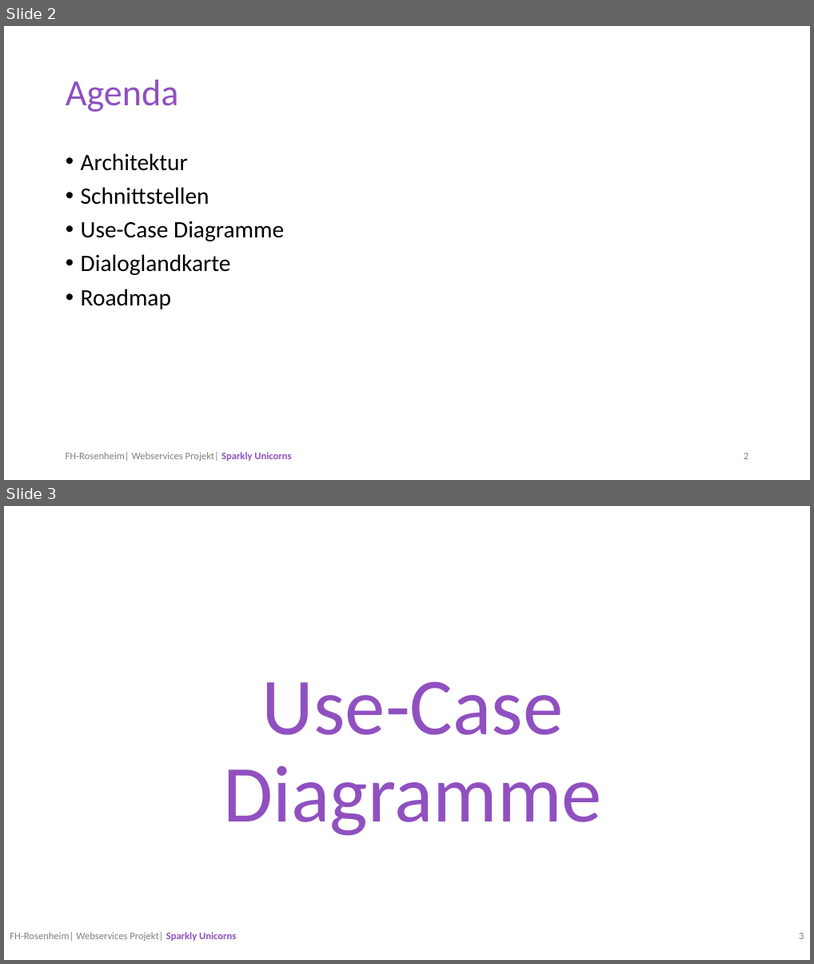
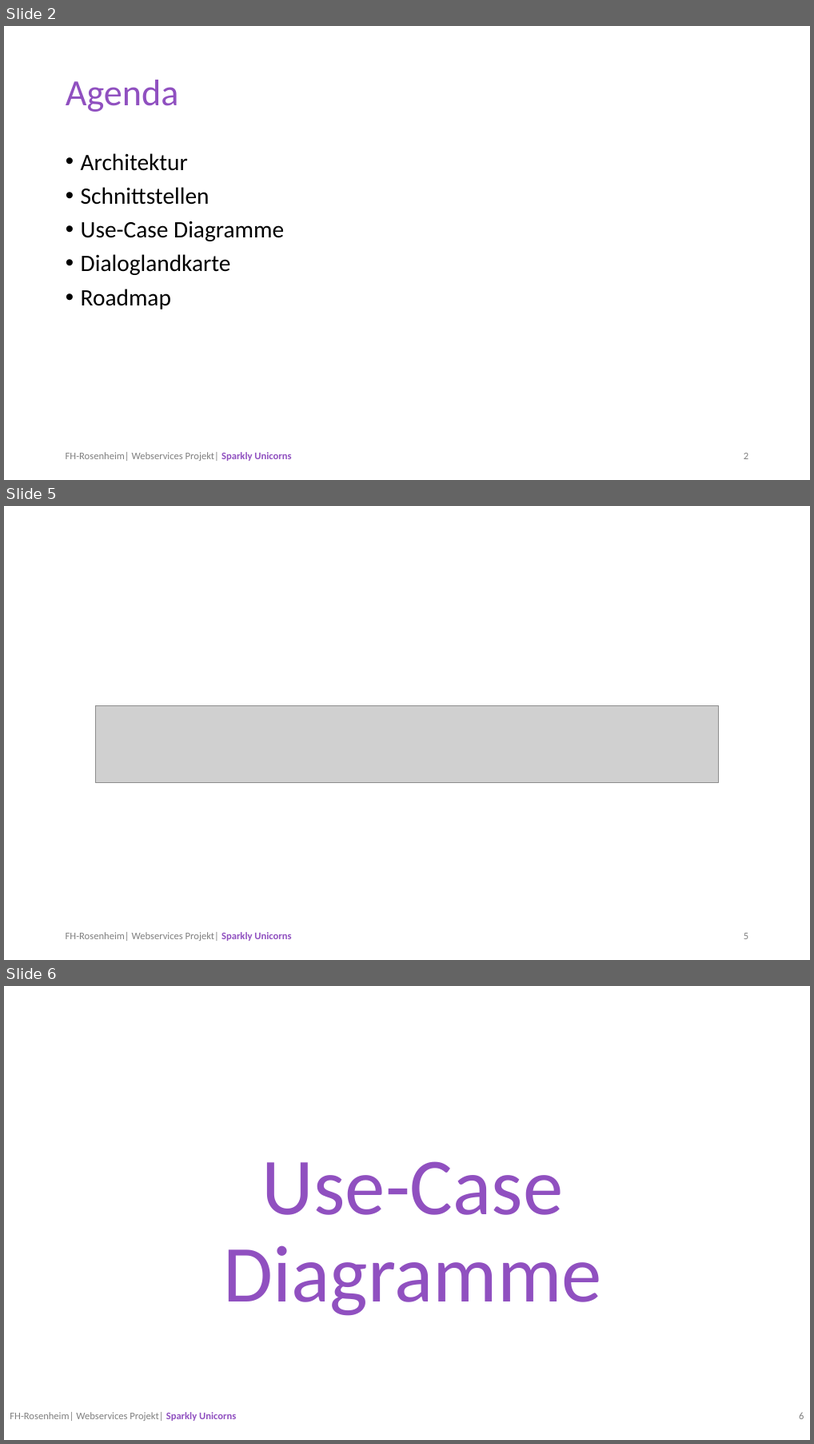
Before and after one commit to manuelhuber/UnicornMaker, a slide deck: docbase/Termin2/Termin3.pptx. Shown one above the other, each under a label of ours: slides 2 and 3 before the commit, slides 2, 5 and 6 after it; the slides between them are not shown. The pictures are 814x964 and 814x1444 pixels, drawn with LibreOffice and Linux fonts; fonts in the diff are those of the drawing; grey boxes stand for pictures; background and template pictures are left out. Boxes give left, top, right and bottom in pixels: in the first picture for what was removed or moved away, otherwise in the second. Text is boxed around its words. In the diff, an @@ line names an element or a change of style, - is before the commit and + after.

```diff
--- a/docbase/Termin2/Termin3.pptx
+++ b/docbase/Termin2/Termin3.pptx
@@ slide 5 added at [4, 506, 810, 960], background #FFFFFF @@
@@ picture added at [95, 706, 719, 783] @@
@@ text added at [66, 932, 291, 940], 12 pt, text #808080 @@
+FH-Rosenheim| Webservices Projekt| Sparkly Unicorns
@@ page number added at [744, 932, 749, 939], 12 pt, text #808080 @@
+5
@@ what was slide 3 is now slide 6 @@
@@ page number at [799, 1412, 804, 1419]: text changed @@
-3
+6
```
Also in this commit, not shown: 2 other slides added, 4 other files.
